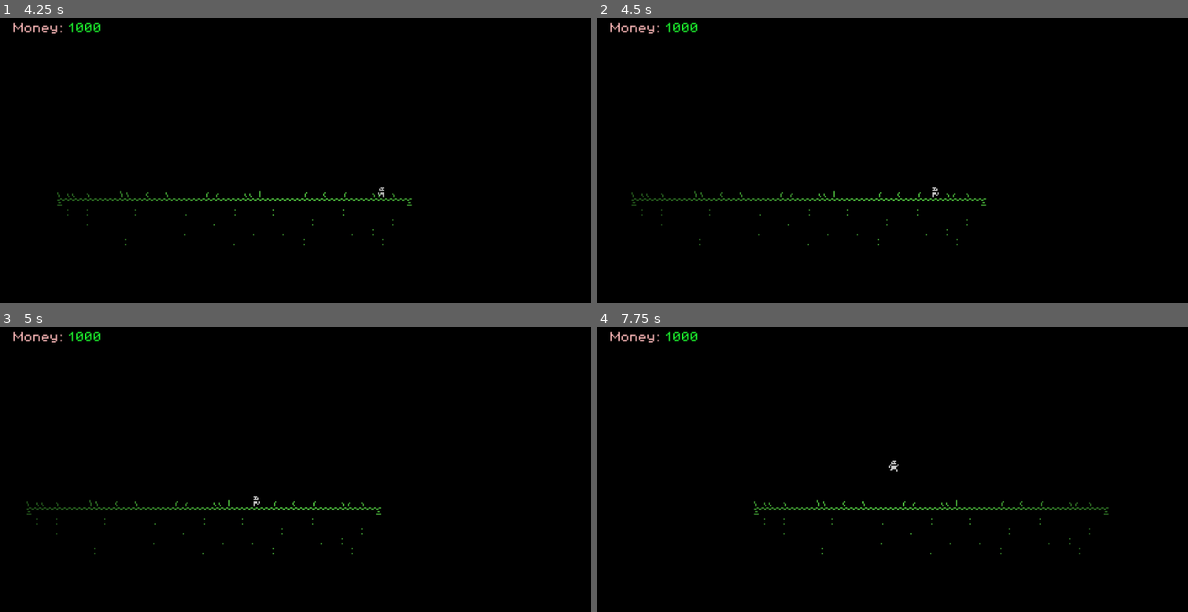
Above: before the commit, frames 1-4 (two rows, left to right).
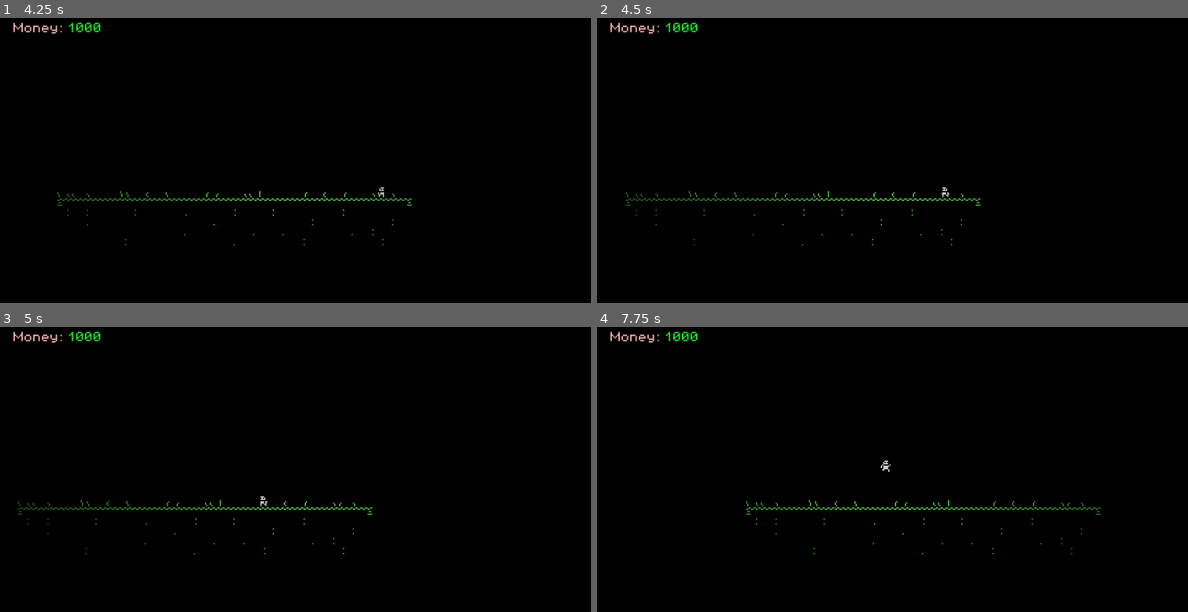
Above: after the commit, the same moments.

Repository: garf/godot-2d-game-template
Game: Godot game, scene res://game/main.tscn
Same seed, same stepped clock (60 frames per second), same inputs: the game is played once before the commit and once after it.
Inputs:
- Up to frame 1 (4.25 s): tap Enter at 0.5 s; hold Ctrl (crouch) 0.53-1.28 s; hold D (walk_right) 0.53-2.03 s; tap Space (jump) at 0.77, 1.52, 3.02, 3.77 s; tap Ctrl (crouch) at 1.35, 2.85 s; hold A (walk_left) 2.03-2.78 s; hold Ctrl (crouch) 2.03-2.78 s; hold D (walk_right) from 2.78 s (still down); hold Ctrl (crouch) from 3.53 s (still down)
- Up to frame 2 (4.5 s): release D (walk_right) at 4.28 s; release Ctrl (crouch) at 4.28 s; hold A (walk_left) from 4.28 s (still down); tap Ctrl (crouch) at 4.35 s
- Up to frame 3 (5 s): keep holding A (walk_left); tap Space (jump) at 4.52 s
- Up to frame 4 (7.75 s): release A (walk_left) at 5.03 s; hold D (walk_right) 5.03-5.78 s; hold Ctrl (crouch) 5.03-5.78 s; hold A (walk_left) 5.78-7.28 s; tap Ctrl (crouch) at 5.85, 7.35 s; tap Space (jump) at 6.02, 6.77, 7.52 s; hold Ctrl (crouch) 6.53-7.28 s; hold D (walk_right) from 7.28 s (still down)

Frame 1 is identical in both runs. In frame 2, 0.6% of the frame differs, in the area x 4-66%, y 59-80%; in frame 3, 0.7%; in frame 4, 0.9%, in the area x 25-87%, y 46-80%.

Commit message:
feat: add jump dash

Diff:
--- a/game/entities/characters/player/player_movement_controller.gd
+++ b/game/entities/characters/player/player_movement_controller.gd
@@ -29,6 +29,7 @@
 var _coyote_timer: float = 0.0
 var _jump_buffer_timer: float = 0.0
 var _remaining_air_jumps: int = 0
+var _was_on_floor: bool = false
 
 @onready var _player: Player = get_parent() as Player
 
@@ -36,16 +37,18 @@
 func physics_update(delta: float) -> void:
 	var input_axis: float = Input.get_axis("walk_left", "walk_right")
 	var on_floor: bool = _player.is_on_floor()
+	var just_landed: bool = on_floor and not _was_on_floor
 
 	_update_timers(delta, on_floor)
 	_update_facing(input_axis)
-	_update_crouch(delta, on_floor)
+	_update_crouch(delta, on_floor, just_landed)
 	_apply_horizontal_movement(input_axis, delta, on_floor)
 	_apply_jump()
 	_apply_gravity(delta)
 	_apply_jump_cut()
 
 	_player.move_and_slide()
+	_was_on_floor = on_floor
 
 
 func is_crouching() -> bool:
@@ -72,14 +75,15 @@
 		_player.set_facing_sign(-1)
 
 
-func _update_crouch(delta: float, on_floor: bool) -> void:
+func _update_crouch(delta: float, on_floor: bool, just_landed: bool) -> void:
 	if not on_floor or not Input.is_action_pressed("crouch"):
 		_crouching = false
 		_stop_slide()
 		return
 
 	_crouching = true
-	if Input.is_action_just_pressed("crouch") and absf(_player.velocity.x) >= slide_min_start_speed:
+	var can_start_slide: bool = Input.is_action_just_pressed("crouch") or just_landed
+	if can_start_slide and absf(_player.velocity.x) >= slide_min_start_speed:
 		_sliding = true
 		_slide_timer = 0.0
 	elif _sliding:
